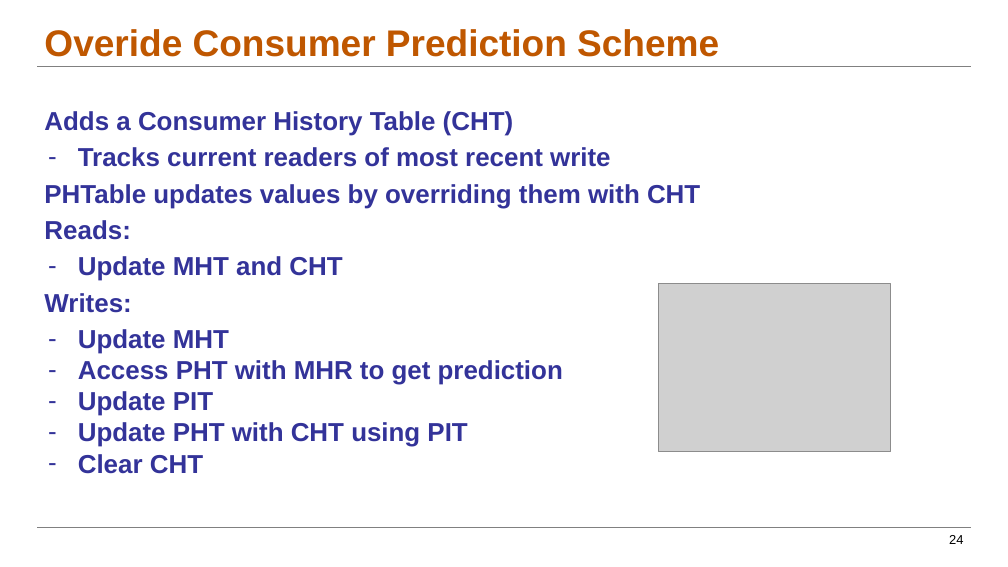
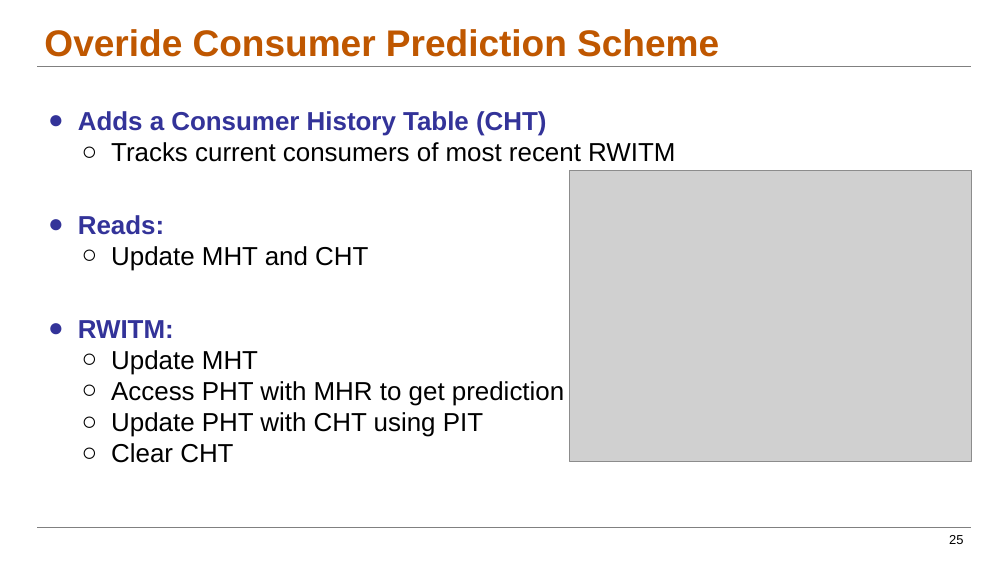
Before and after one commit to chekfung/parallel_comp_arch_final_project, a slide deck: slide 25 of presentation_materials/Parallel Comp Arch Final Presentation.pptx (slide 24 before the commit). Drawn at 1008x567 pixels with LibreOffice and Linux fonts; fonts in the diff are those of the drawing; grey boxes stand for pictures. Boxes give left, top, right and bottom in pixels: in the first picture for what was removed or moved away, otherwise in the second. Text is boxed around its words. In the diff, an @@ line names an element or a change of style, - is before the commit and + after.

```diff
--- a/presentation_materials/Parallel Comp Arch Final Presentation.pptx
+++ b/presentation_materials/Parallel Comp Arch Final Presentation.pptx
@@ text at (x1=78, y1=111, x2=564, y2=463): text colour #333399 to #000000, bold off in "Update MHT and CHT", "Update MHT", "Access PHT with MHR to get prediction", "Update PHT with CHT using PIT" and 1 more places; bullet none to ●; bullet - to ○; list level 1 to 2 in "Update MHT and CHT"; bullet colour #333399 to #000000; list level 1 to 2 in "Update MHT"; list level 1 to 2 in "Access PHT with MHR to ..."; list level 1 to 2 in "Update PHT with CHT using ..."; list level 1 to 2 in "Clear CHT" @@
@@ text at (x1=111, y1=142, x2=675, y2=162): text changed; text colour #333399 to #000000; bold off @@
-– Tracks current readers of most recent write
-PHTable updates values by overriding them with CHT
+  ○ Tracks current consumers of most recent RWITM
@@ picture resized from (x1=658, y1=284, x2=891, y2=452) to (x1=569, y1=171, x2=971, y2=461) @@
@@ text at (x1=78, y1=320, x2=174, y2=338): text changed @@
-Writes:
+● RWITM:
@@ text at (x1=78, y1=391, x2=213, y2=416): paragraph removed @@
-– Update PIT
@@ page number at (x1=949, y1=535, x2=963, y2=544): text changed @@
-24
+25
```
Also in this commit, not shown: 2 other slides changed, 1 slide added.
